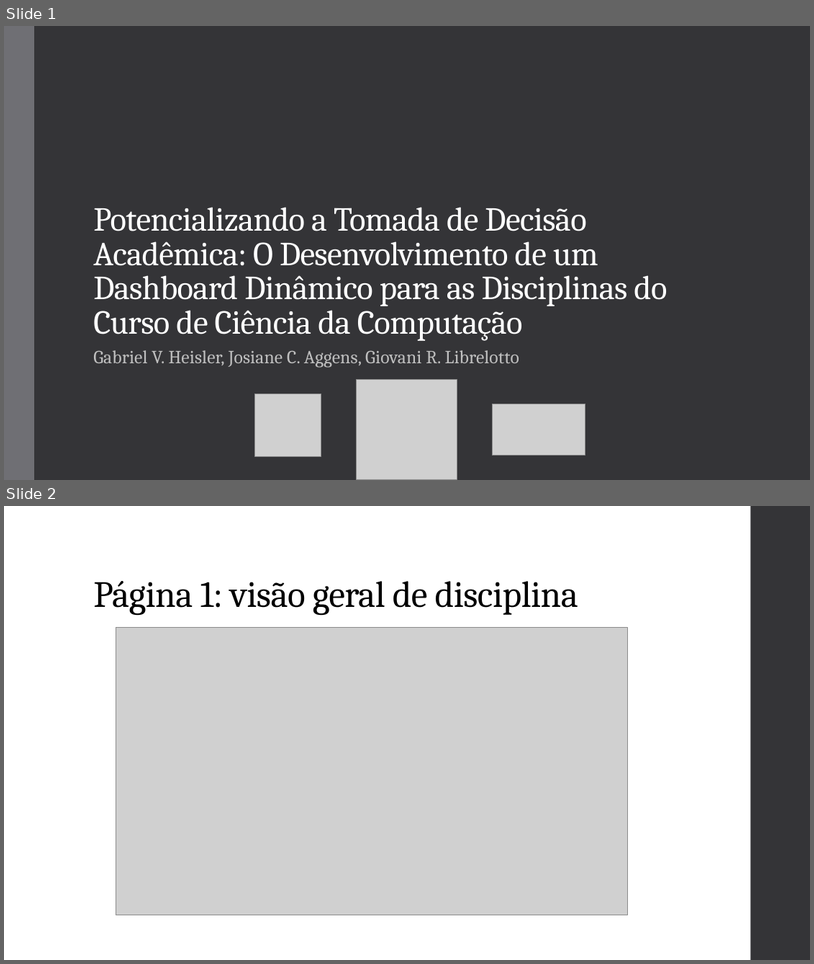
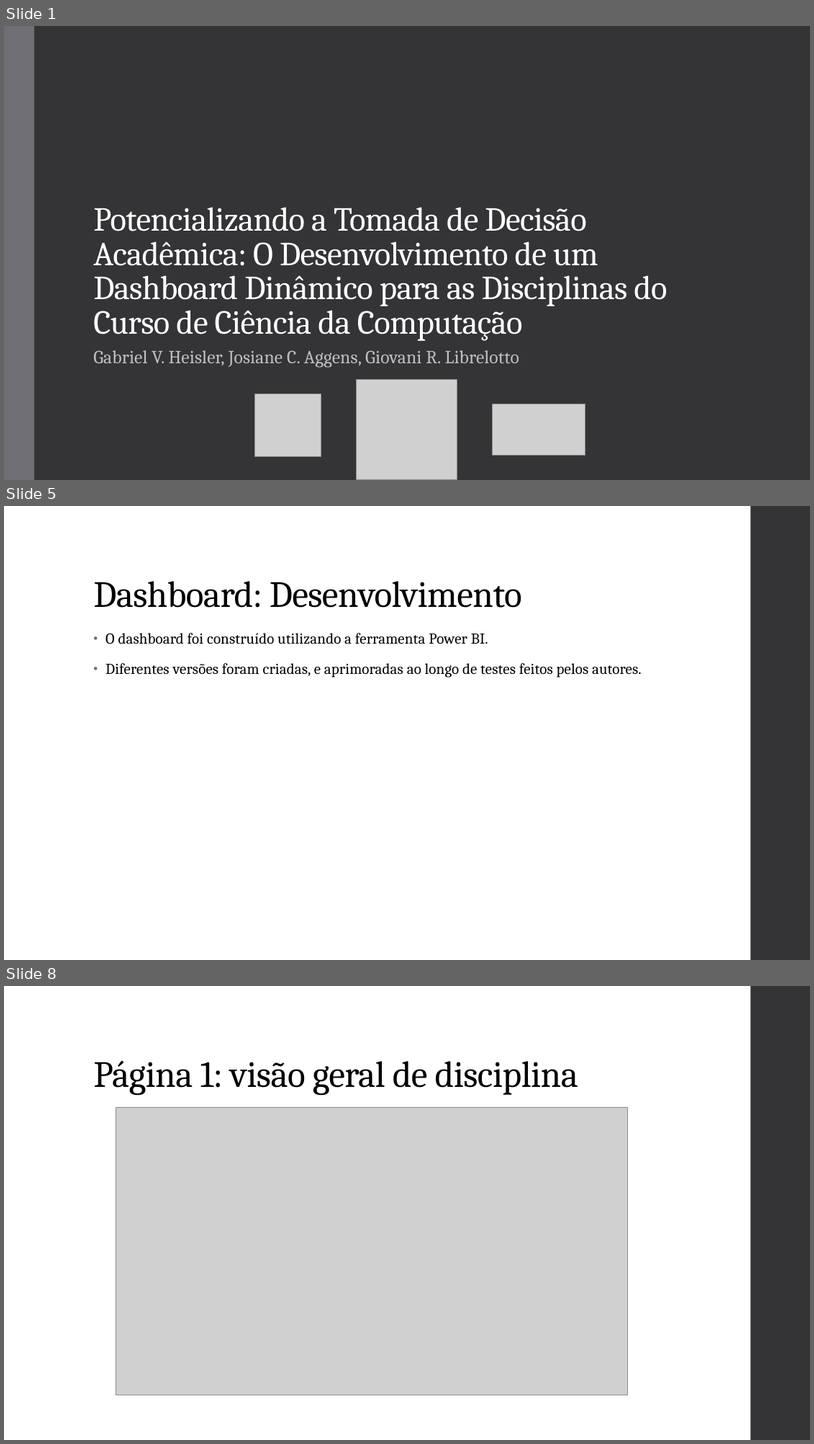
Before and after one commit to gvheisler/dashboard-disciplinas, a slide deck: presentation/presentation.pptx. Shown one above the other, each under a label of ours: slides 1 and 2 before the commit, slides 1, 5 and 8 after it; the slides between them are not shown. The pictures are 814x964 and 814x1444 pixels, drawn with LibreOffice and Linux fonts; fonts in the diff are those of the drawing; grey boxes stand for pictures. Boxes give left, top, right and bottom in pixels: in the first picture for what was removed or moved away, otherwise in the second. Text is boxed around its words. In the diff, an @@ line names an element or a change of style, - is before the commit and + after.

```diff
--- a/presentation/presentation.pptx
+++ b/presentation/presentation.pptx
@@ slide 5 added at (4,506,810,960), background #FFFFFF; not listed: 1 template element that a slide beside it also shows @@
@@ title added at (93,581,522,608), 44 pt, text #000000 @@
+Dashboard: Desenvolvimento
@@ text added at (106,633,642,677), 18 pt, text #000000 @@
+• O dashboard foi construído utilizando a ferramenta Power BI.
+• Diferentes versões foram criadas, e aprimoradas ao longo de testes feitos pelos autores.
@@ what was slide 2 is now slide 8 @@
```
Also in this commit, not shown: 9 other slides added, 1 other file.
